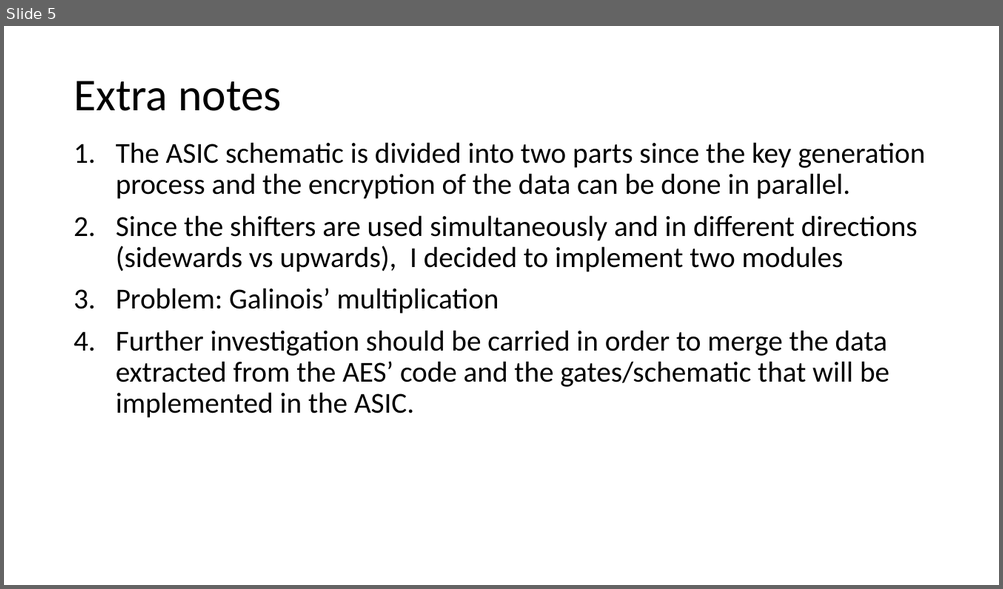
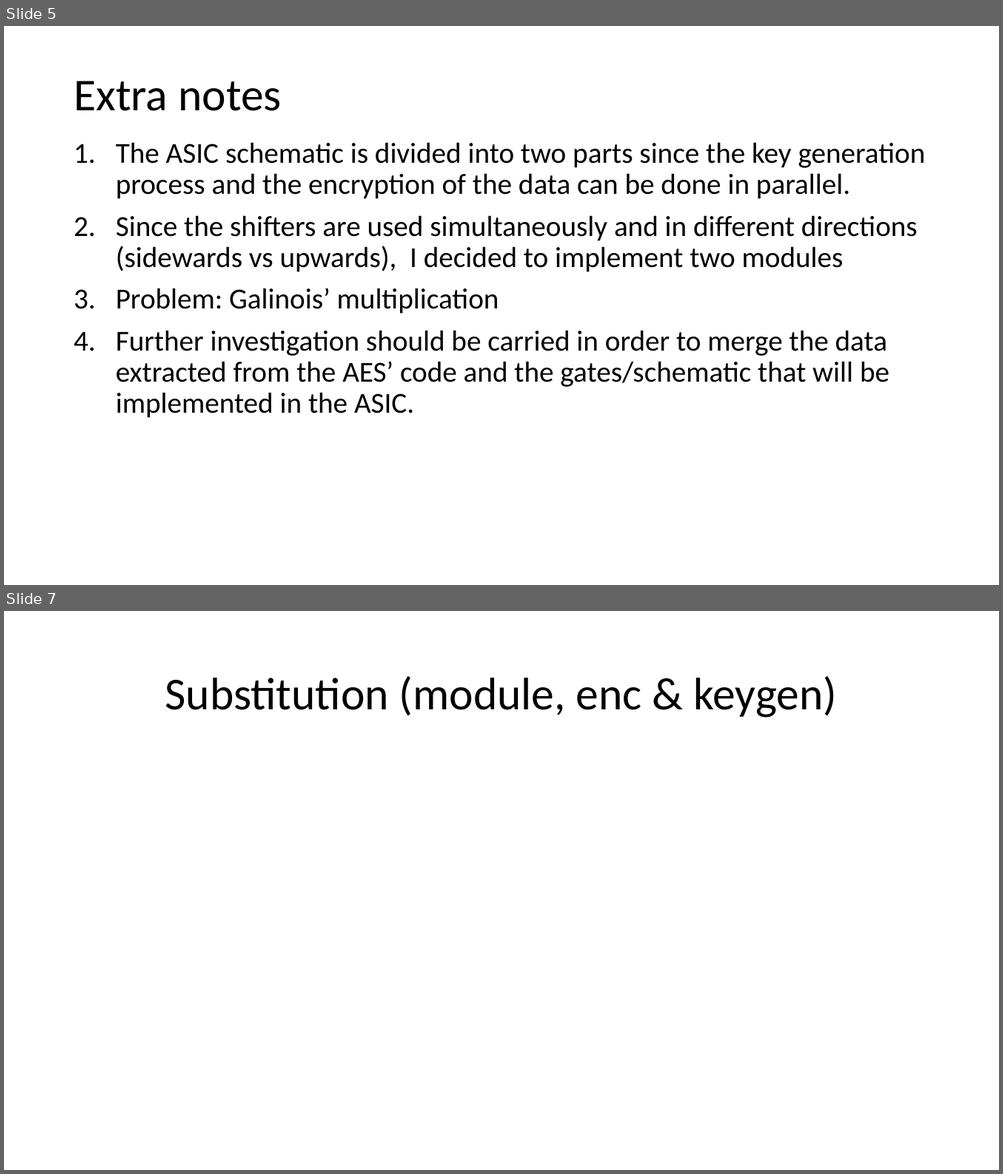
Before and after one commit to acarreteroc99/AES256-IP-Core, a slide deck: ASIC_hardware_blockLevelStructure.pptx. Shown one above the other, each under a label of ours: slide 5 before the commit, slides 5 and 7 after it; the slides between them are not shown. The pictures are 1003x589 and 1003x1174 pixels, drawn with LibreOffice and Linux fonts; fonts in the diff are those of the drawing. Boxes give left, top, right and bottom in pixels: in the first picture for what was removed or moved away, otherwise in the second. Text is boxed around its words. In the diff, an @@ line names an element or a change of style, - is before the commit and + after.

```diff
--- a/ASIC_hardware_blockLevelStructure.pptx
+++ b/ASIC_hardware_blockLevelStructure.pptx
@@ slide 7 added at box(4, 611, 999, 1170), background #FFFFFF @@
@@ title added at box(165, 676, 836, 718), 44 pt, text #000000 @@
+Substitution (module, enc & keygen)
```
Also in this commit, not shown: 4 slides changed, 3 other slides added.
